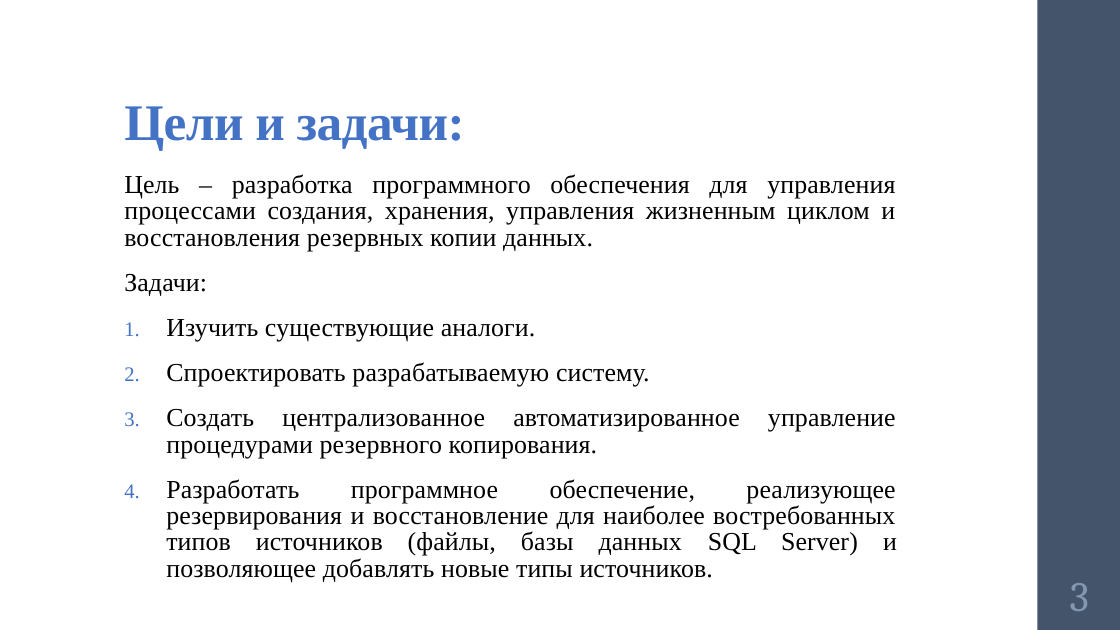
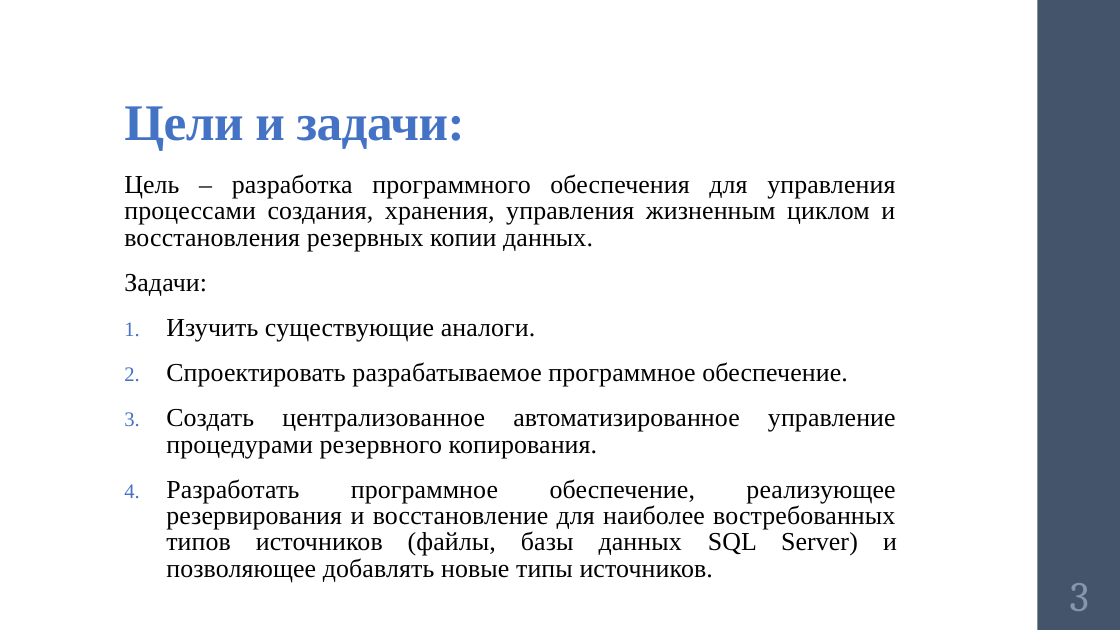
Before and after one commit to polyakovGit/BackupSystem, a slide deck: slide 3 of Razrabotka_PO_PresentationV5.pptx. Drawn at 1120x630 pixels with LibreOffice and Linux fonts; fonts in the diff are those of the drawing. Boxes give left, top, right and bottom in pixels: in the first picture for what was removed or moved away, otherwise in the second. Text is boxed around its words. In the diff, an @@ line names an element or a change of style, - is before the commit and + after.

```diff
--- a/Razrabotka_PO_PresentationV5.pptx
+++ b/Razrabotka_PO_PresentationV5.pptx
@@ text at [166,362,848,387]: text changed @@
-2. Спроектировать разрабатываемую систему.
+2. Спроектировать разрабатываемое программное обеспечение.
```
Also in this commit, not shown: 1 other slide changed, 23 other files.
